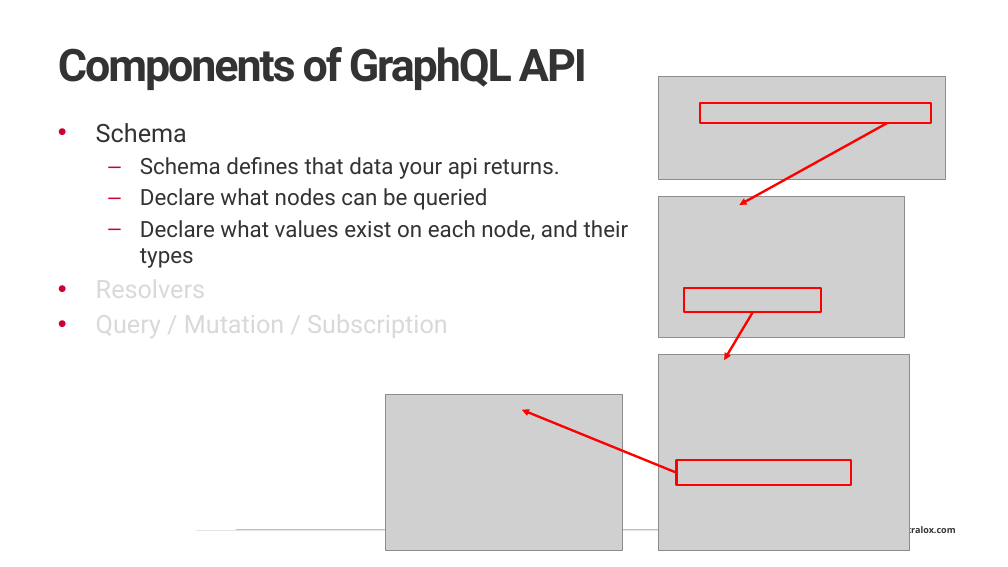
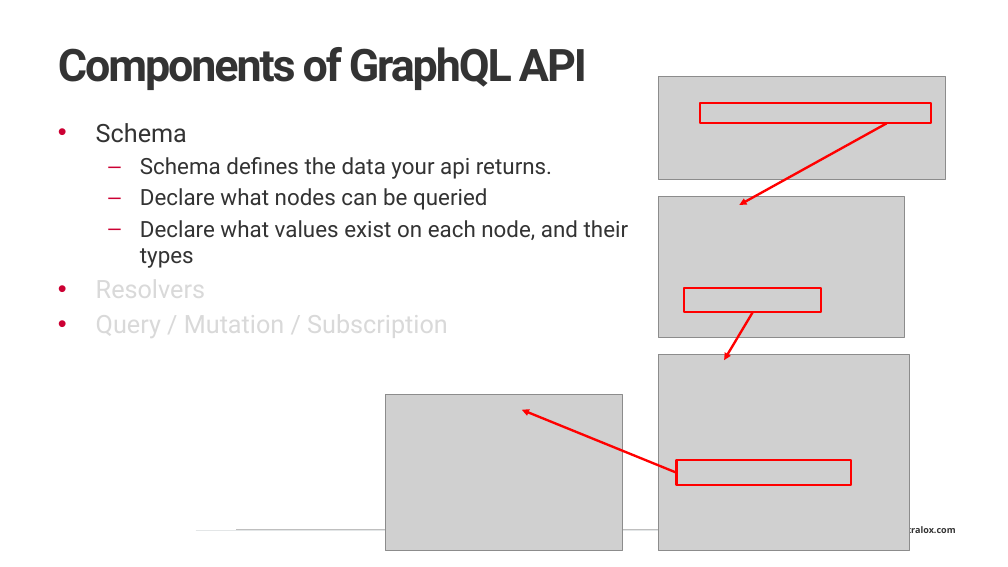
Before and after one commit to NPDSoftwareDev/graphql-presentation, a slide deck: slide 8 of graphql Introduction.pptx. Drawn at 1008x567 pixels with LibreOffice and Linux fonts; fonts in the diff are those of the drawing; grey boxes stand for pictures; background and template pictures are left out. Boxes give left, top, right and bottom in pixels: in the first picture for what was removed or moved away, otherwise in the second. Text is boxed around its words. In the diff, an @@ line names an element or a change of style, - is before the commit and + after.

```diff
--- a/graphql Introduction.pptx
+++ b/graphql Introduction.pptx
@@ text at (140,157,552,179): text changed @@
-  – Schema defines that data your api returns.
+  – Schema defines the data your api returns.
```
Also in this commit, not shown: 10 other slides changed.
